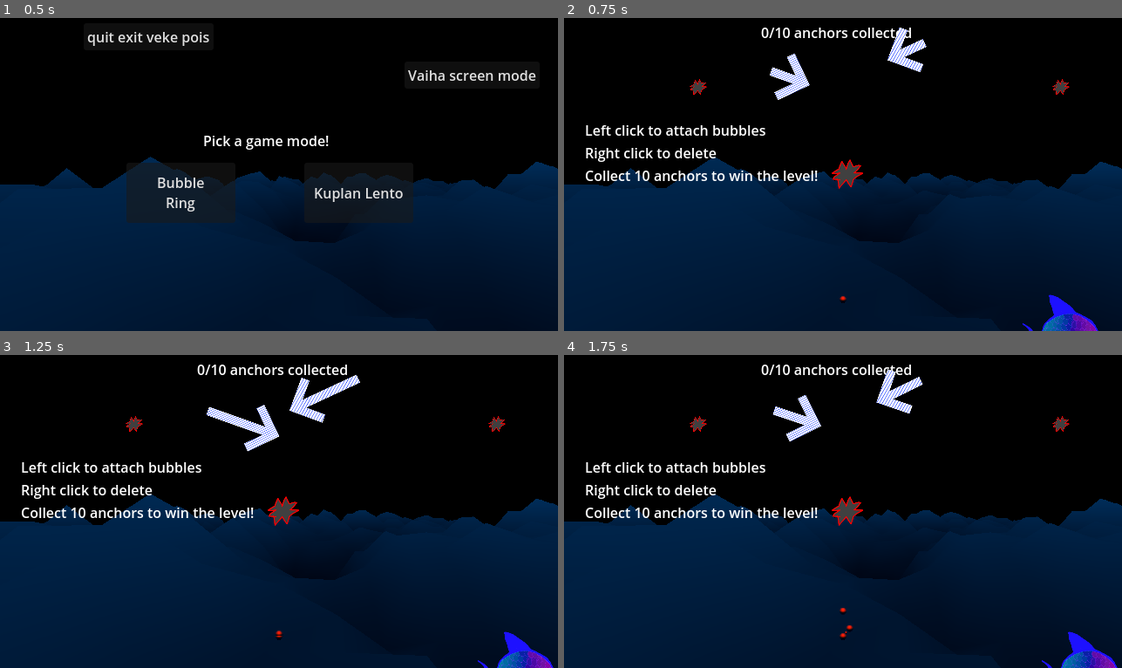
Above: before the commit, frames 1-4 (two rows, left to right).
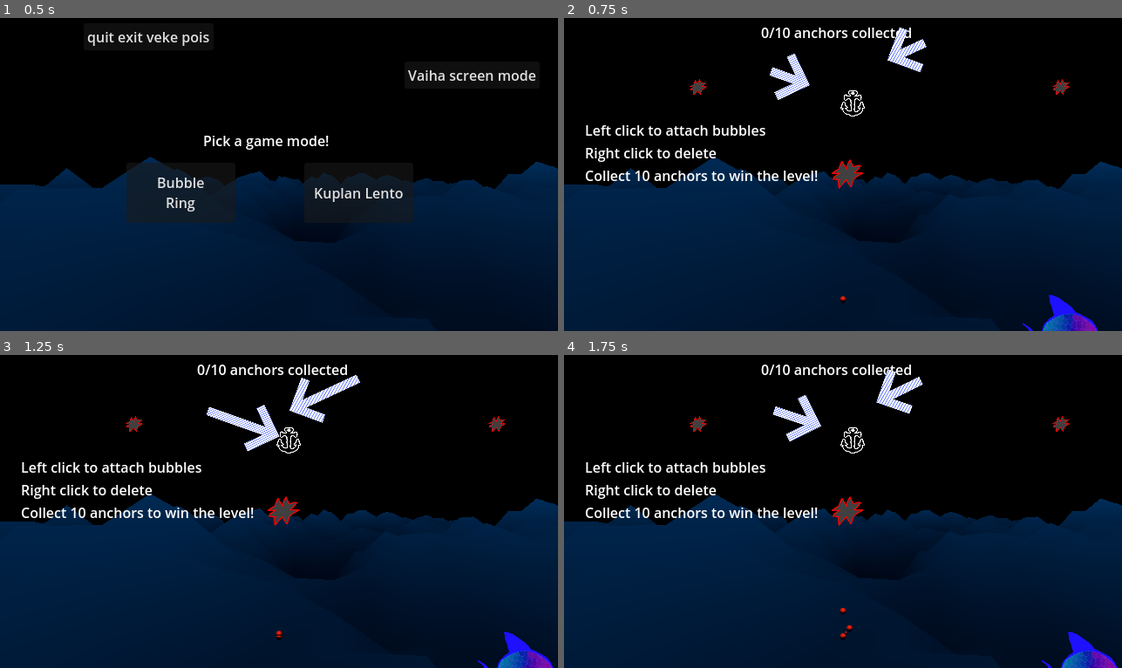
Above: after the commit, the same moments.

Repository: Raattis/ggj25
Game: Godot game, scene res://paavalikko.tscn
Same seed, same stepped clock (60 frames per second), same inputs: the game is played once before the commit and once after it. The engine's default icon, where the game draws it, is replaced by a stand-in: a white triangle on a blue panel in a dark square.
Inputs (mouse positions are in pixels of both pictures, inside the frame that each line leads up to):
- Up to frame 1 (0.5 s): no input
- Up to frame 2 (0.75 s): click "Bubble Ring" at 0.5 s
- Up to frame 3 (1.25 s): no input
- Up to frame 4 (1.75 s): tap Enter at 1.25 s; move the mouse to (965, 495) at 1.27 s; hold Down (alas) from 1.28 s (still down); click (965, 495) at 1.42 s

Frame 1 is identical in both runs. In frame 2, 0.1% of the frame differs, in the area x 49-54%, y 22-32%; in frame 3, 0.1%; in frame 4, 0.1%.

Commit message:
anchor border white

Diff:
--- a/godot-project/riku/death_plane.tscn
+++ b/godot-project/riku/death_plane.tscn
@@ -1,6 +1,6 @@
 [gd_scene load_steps=3 format=3 uid="uid://dagu8ijc37k04"]
 
-[ext_resource type="Texture2D" uid="uid://6whcqy7bo0k2" path="res://icon.svg" id="1_vn5dp"]
+[ext_resource type="Texture2D" uid="uid://6whcqy7bo0k2" path="res://peli/icon.svg" id="1_vn5dp"]
 
 [sub_resource type="RectangleShape2D" id="RectangleShape2D_v0xw8"]
 size = Vector2(125, 125)
--- a/godot-project/riku/win_plane.tscn
+++ b/godot-project/riku/win_plane.tscn
@@ -1,6 +1,6 @@
 [gd_scene load_steps=3 format=3 uid="uid://c1iba0jrj8j7w"]
 
-[ext_resource type="Texture2D" uid="uid://6whcqy7bo0k2" path="res://icon.svg" id="1_0bpaq"]
+[ext_resource type="Texture2D" uid="uid://6whcqy7bo0k2" path="res://peli/icon.svg" id="1_0bpaq"]
 
 [sub_resource type="RectangleShape2D" id="RectangleShape2D_v0xw8"]
 size = Vector2(125, 125)
Binary file changed: godot-project/vesa/ankkurinmappi.png
Not shown, added: godot-project/vesa/ankkurinmappi.xcf
